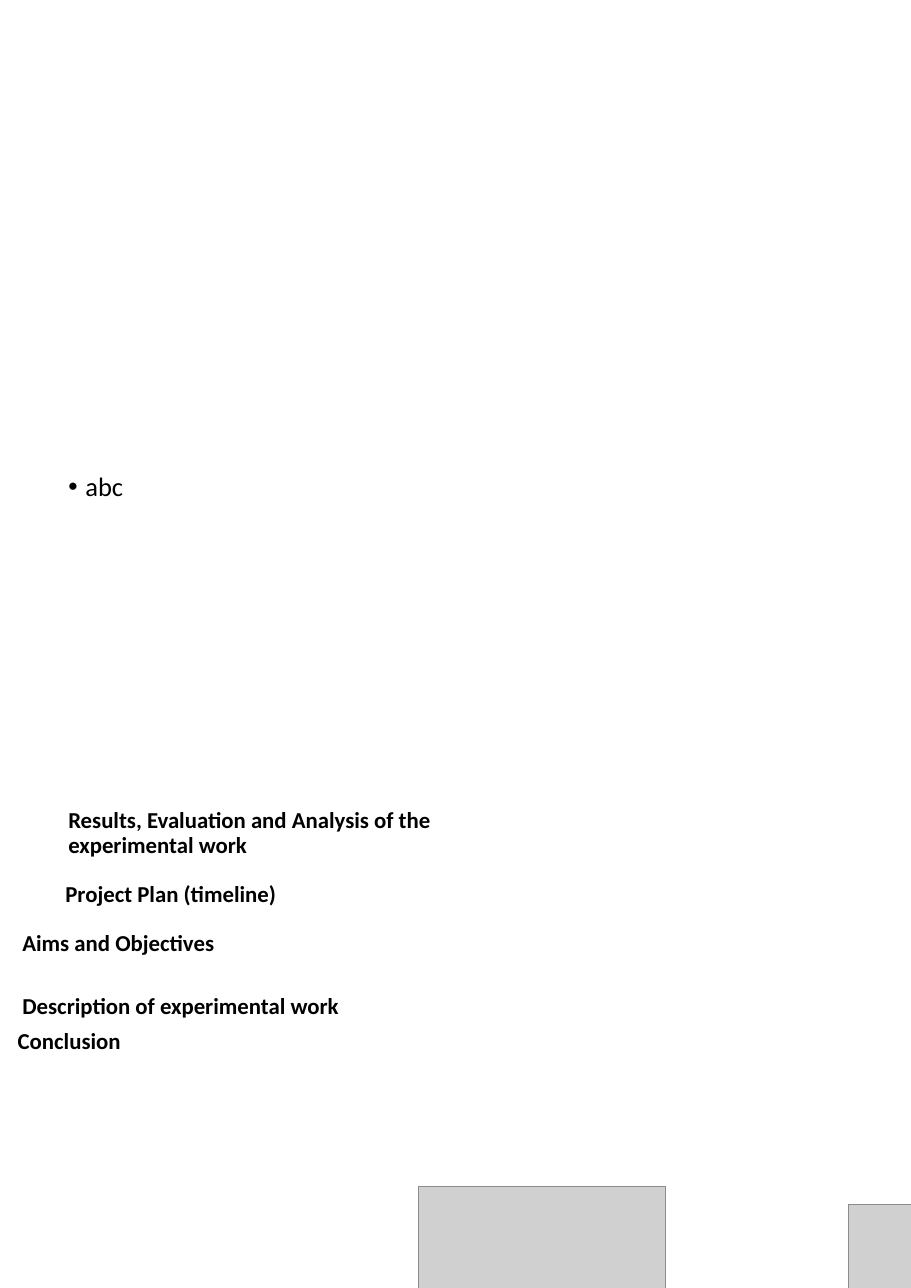
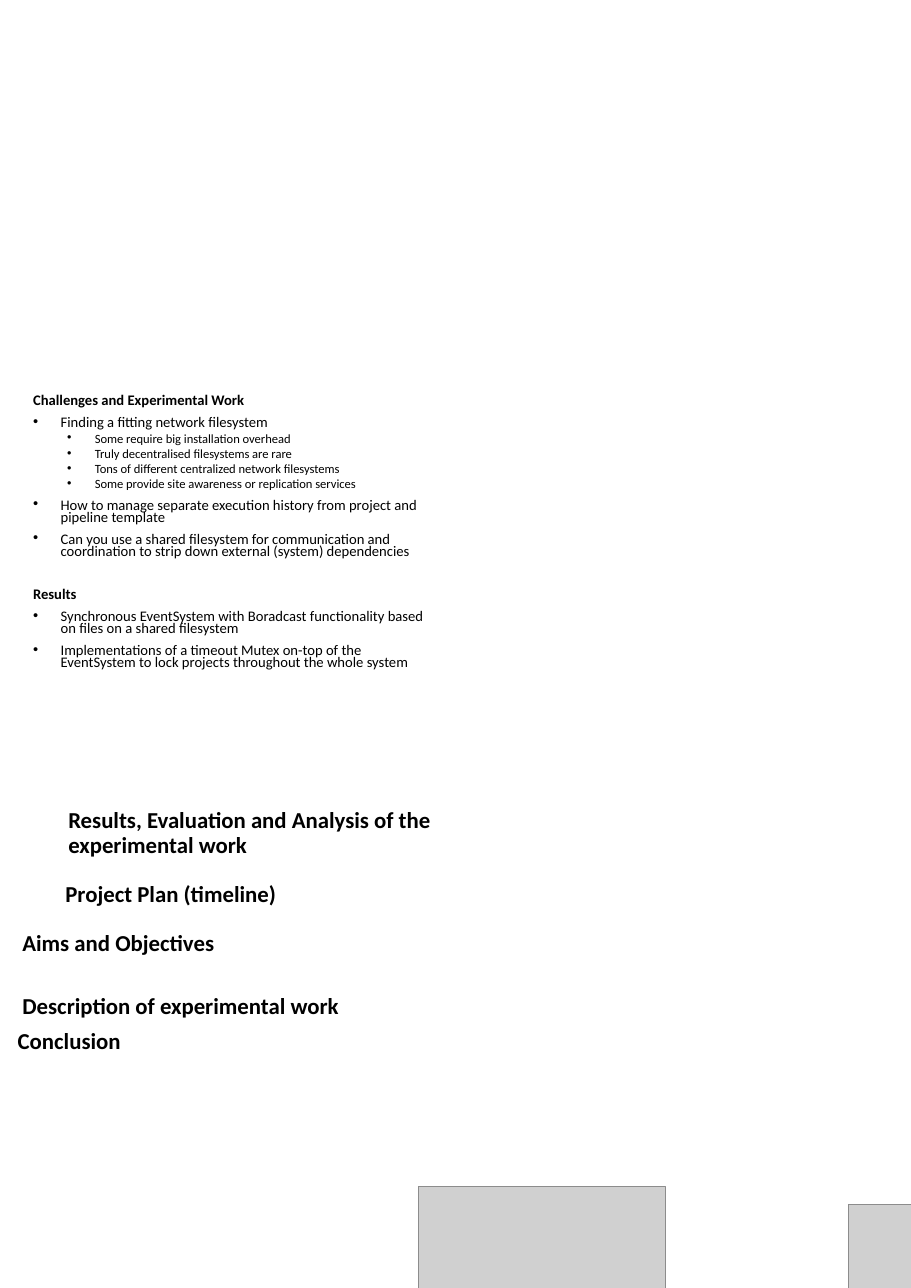
Before and after one commit to kellerkindt/master-thesis, a slide deck: slide 2 of presentation.pptx. Drawn at 911x1288 pixels with LibreOffice and Linux fonts; fonts in the diff are those of the drawing; grey boxes stand for pictures. Boxes give left, top, right and bottom in pixels: in the first picture for what was removed or moved away, otherwise in the second. Text is boxed around its words. In the diff, an @@ line names an element or a change of style, - is before the commit and + after.

Commit message:
Resize gantt chart, strip down wall of text

```diff
--- a/presentation.pptx
+++ b/presentation.pptx
@@ text added at (x1=33, y1=394, x2=423, y2=670), 19.1 pt, text #000000 @@
+Challenges and Experimental Work
+• Finding a fitting network filesystem
+  • Some require big installation overhead
+  • Truly decentralised filesystems are rare
+  • Tons of different centralized network filesystems
+  • Some provide site awareness or replication services
+• How to manage separate execution history from project and pipeline template
+• Can you use a shared filesystem for communication and coordination to strip down external (system) dependencies
+Results
+• Synchronous EventSystem with Boradcast functionality based on files on a shared filesystem
+• Implementations of a timeout Mutex on-top of the EventSystem to lock projects throughout the whole system
@@ text removed at (x1=85, y1=477, x2=123, y2=497) @@
-• abc
```
Also in this commit, not shown: 1 other slide changed, 3 other files.
